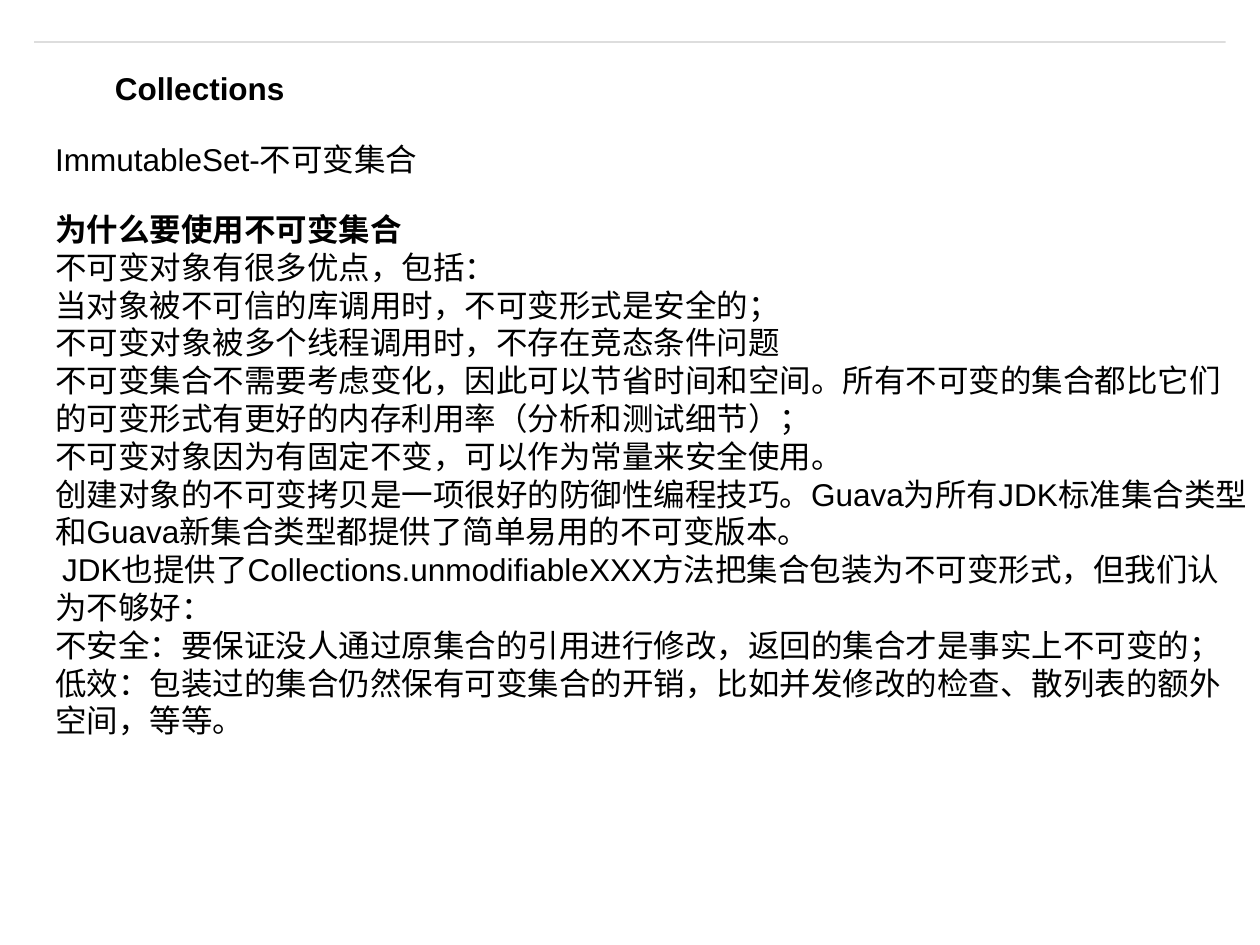
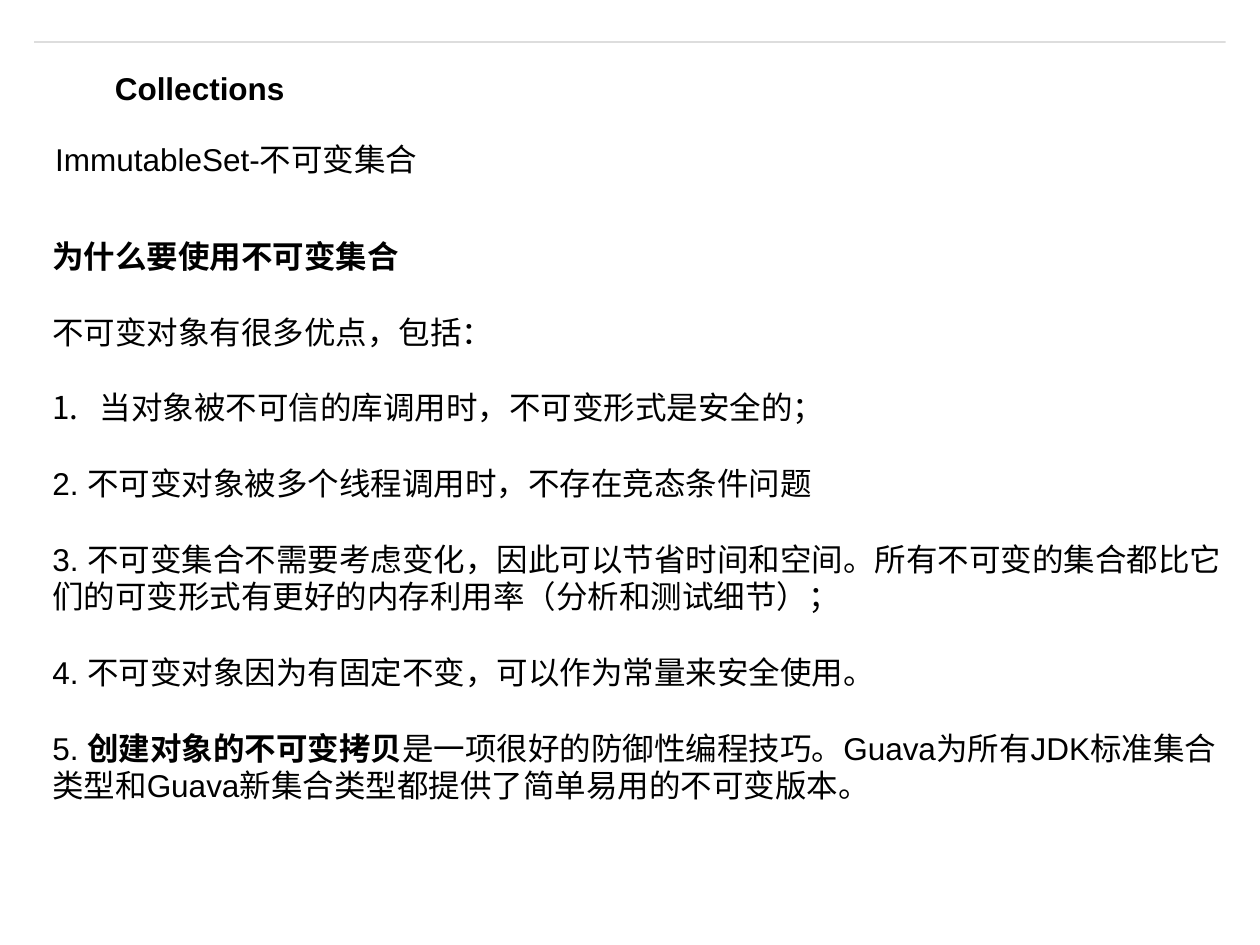
Before and after one commit to matt19870107/Guava, a slide deck: slide 46 of Guava.pptm. Drawn at 1260x945 pixels with LibreOffice and Linux fonts; fonts in the diff are those of the drawing; background and template pictures are left out. Boxes give left, top, right and bottom in pixels: in the first picture for what was removed or moved away, otherwise in the second. Text is boxed around its words. In the diff, an @@ line names an element or a change of style, - is before the commit and + after.

```diff
--- a/Guava.pptm
+++ b/Guava.pptm
@@ text "为什么要使用不可变集合": place and size @@
-text "为什么要使用不可变集合" at bbox=[55, 214, 1247, 735]
+text "为什么要使用不可变集合" at bbox=[52, 241, 1221, 800]
@@ text at bbox=[100, 392, 824, 424]: bullet none to 1. @@
@@ text at bbox=[52, 468, 1221, 800]: text changed @@
-不可变对象被多个线程调用时，不存在竞态条件问题
-不可变集合不需要考虑变化，因此可以节省时间和空间。所有不可变的集合都比它们的可变形式有更好的内存利用率（分析和测试细节）；
-不可变对象因为有固定不变，可以作为常量来安全使用。
-创建对象的不可变拷贝是一项很好的防御性编程技巧。Guava为所有JDK标准集合类型和Guava新集合类型都提供了简单易用的不可变版本。
-JDK也提供了Collections.unmodifiableXXX方法把集合包装为不可变形式，但我们认为不够好：
-不安全：要保证没人通过原集合的引用进行修改，返回的集合才是事实上不可变的；
-低效：包装过的集合仍然保有可变集合的开销，比如并发修改的检查、散列表的额外空间，等等。
+2. 不可变对象被多个线程调用时，不存在竞态条件问题
+3. 不可变集合不需要考虑变化，因此可以节省时间和空间。所有不可变的集合都比它们的可变形式有更好的内存利用率（分析和测试细节）；
+4. 不可变对象因为有固定不变，可以作为常量来安全使用。
+5. 创建对象的不可变拷贝是一项很好的防御性编程技巧。Guava为所有JDK标准集合类型和Guava新集合类型都提供了简单易用的不可变版本。
```
Also in this commit, not shown: 1 other slide changed, 2 slides added, 4 other files.
